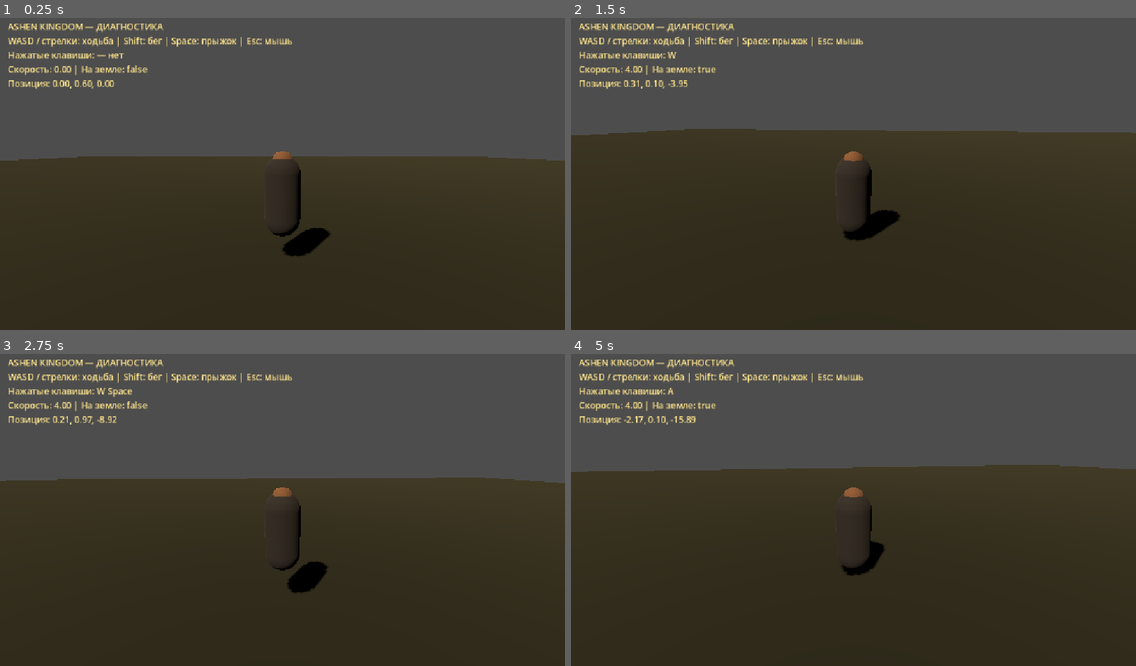
Above: before the commit, frames 1-4 (two rows, left to right).
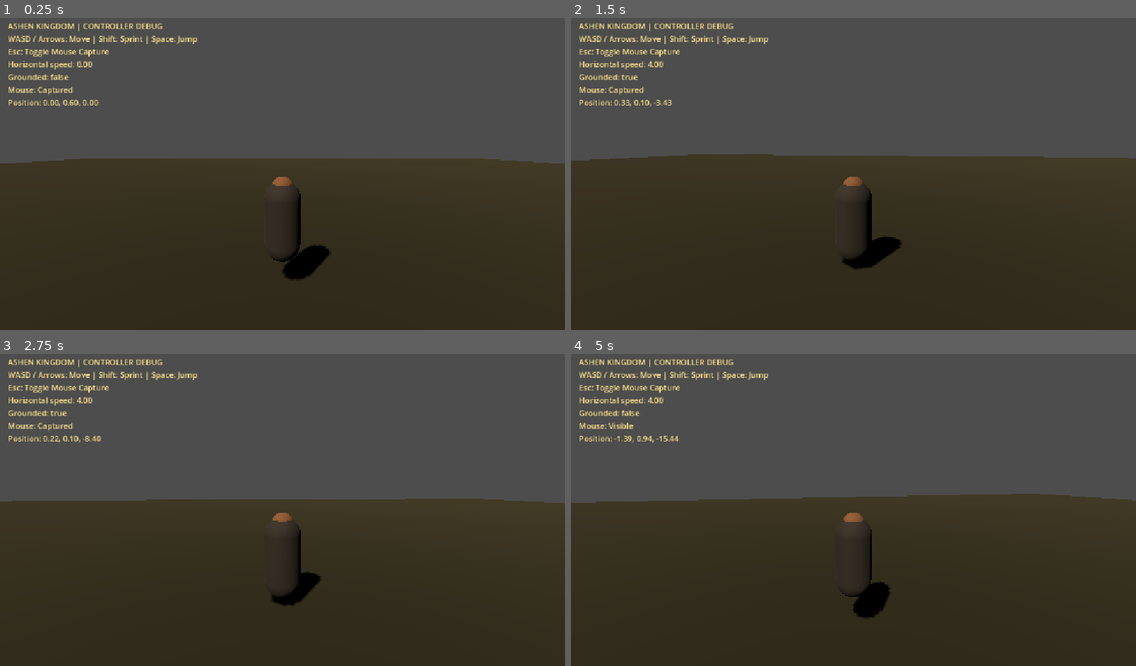
Above: after the commit, the same moments.

Repository: bobl5522/AshenKingdom
Game: Godot game, scene res://village.tscn
Same seed, same stepped clock (60 frames per second), same inputs: the game is played once before the commit and once after it.
Inputs (mouse positions are in pixels of both pictures, inside the frame that each line leads up to):
- Up to frame 1 (0.25 s): no input
- Up to frame 2 (1.5 s): tap Enter at 0.5 s; move the mouse to (881, 170) at 0.52 s; hold Space 0.53-1.28 s; hold W from 0.53 s (still down); move the mouse to (825, 174) at 1.27 s; tap Shift at 1.35 s
- Up to frame 3 (2.75 s): keep holding W; tap Space at 1.52, 1.55, 1.82 s; move the mouse to (293, 500) at 2.02 s; hold Space from 2.03 s (still down)
- Up to frame 4 (5 s): move the mouse to (847, 513) at 2.77 s; release Space at 2.78 s; tap Shift at 2.85, 4.35 s; tap Space at 3.02, 3.05, 3.32, 4.52, 4.55, 4.82 s; move the mouse to (893, 510) at 3.52 s; hold Space 3.53-4.28 s; tap Escape at 4.15 s; move the mouse to (684, 460) at 4.27 s; release W at 4.28 s; hold A from 4.28 s (still down)

The runs differ from the first frame. In frame 1, 4.6% of the frame differs, in the area x 0-100%, y 1-84%; in frame 2, 12%; in frame 3, 10%; in frame 4, 13%, in the area x 0-100%, y 1-85%.

Commit message:
Refactor player camera into separate controller

Diff:
--- a/player.gd
+++ b/player.gd
@@ -1,28 +1,45 @@
 extends CharacterBody3D
 
+const PLAYER_CAMERA_SCRIPT = preload("res://player_camera.gd")
+
+# Movement tuning
 const WALK_SPEED: float = 4.0
 const SPRINT_SPEED: float = 7.0
 const JUMP_VELOCITY: float = 4.5
 const GRAVITY: float = 12.0
-const MOUSE_SENSITIVITY: float = 0.0025
+const ACCELERATION: float = 18.0
+const DECELERATION: float = 22.0
 
-var pitch: float = -0.12
-var camera_pivot: Node3D
 var debug_label: Label
+var jump_requested: bool = false
 
 
 func _ready() -> void:
     name = "Player"
+    _create_collision()
+    _create_visuals()
+    _create_camera_controller()
+    _create_debug_ui()
+    Input.mouse_mode = Input.MOUSE_MODE_CAPTURED
 
+
+func _create_collision() -> void:
     var collision := CollisionShape3D.new()
+    collision.name = "PlayerCollision"
+
     var capsule := CapsuleShape3D.new()
     capsule.radius = 0.4
     capsule.height = 1.8
+
     collision.shape = capsule
     collision.position.y = 0.9
     add_child(collision)
 
+
+func _create_visuals() -> void:
     var body := MeshInstance3D.new()
+    body.name = "BodyMesh"
+
     var body_mesh := CapsuleMesh.new()
     body_mesh.radius = 0.4
     body_mesh.height = 1.8
@@ -32,6 +49,8 @@
     add_child(body)
 
     var head := MeshInstance3D.new()
+    head.name = "HeadMesh"
+
     var head_mesh := SphereMesh.new()
     head_mesh.radius = 0.24
     head_mesh.height = 0.48
@@ -40,94 +59,136 @@
     head.material_override = _make_material(Color(0.55, 0.42, 0.32))
     add_child(head)
 
-    camera_pivot = Node3D.new()
-    camera_pivot.position.y = 1.5
-    add_child(camera_pivot)
-
-    var camera := Camera3D.new()
-    camera.position = Vector3(0.0, 0.5, 4.5)
-    camera.rotation.x = pitch
-    camera.fov = 75.0
-    camera.current = true
-    camera_pivot.add_child(camera)
-
-    var ui := CanvasLayer.new()
-    add_child(ui)
-
-    debug_label = Label.new()
-    debug_label.position = Vector2(16, 16)
-    debug_label.add_theme_font_size_override("font_size", 18)
-    debug_label.add_theme_color_override("font_color", Color(1.0, 0.9, 0.55))
-    ui.add_child(debug_label)
-
-    Input.mouse_mode = Input.MOUSE_MODE_CAPTURED
-
 
 func _make_material(color: Color) -> StandardMaterial3D:
     var material := StandardMaterial3D.new()
     material.albedo_color = color
+    material.roughness = 0.85
     return material
 
 
+func _create_camera_controller() -> void:
+    var camera_controller := Node3D.new()
+    camera_controller.name = "CameraController"
+    camera_controller.set_script(PLAYER_CAMERA_SCRIPT)
+    add_child(camera_controller)
+
+
+func _create_debug_ui() -> void:
+    var ui := CanvasLayer.new()
+    ui.name = "DebugLayer"
+    add_child(ui)
+
+    debug_label = Label.new()
+    debug_label.name = "DebugLabel"
+    debug_label.position = Vector2(16.0, 16.0)
+    debug_label.add_theme_font_size_override("font_size", 16)
+    debug_label.add_theme_color_override("font_color", Color(1.0, 0.9, 0.55))
+    ui.add_child(debug_label)
+
+
 func _unhandled_input(event: InputEvent) -> void:
-    if event is InputEventMouseMotion and Input.mouse_mode == Input.MOUSE_MODE_CAPTURED:
-        rotate_y(-event.relative.x * MOUSE_SENSITIVITY)
-        pitch = clampf(pitch - event.relative.y * MOUSE_SENSITIVITY, -0.8, 0.45)
-        camera_pivot.rotation.x = pitch
+    if not event is InputEventKey:
+        return
 
-    if event is InputEventKey and event.pressed and not event.echo:
-        if event.keycode == KEY_ESCAPE:
-            if Input.mouse_mode == Input.MOUSE_MODE_CAPTURED:
-                Input.mouse_mode = Input.MOUSE_MODE_VISIBLE
-            else:
-                Input.mouse_mode = Input.MOUSE_MODE_CAPTURED
+    if not event.pressed or event.echo:
+        return
+
+    if event.physical_keycode == KEY_SPACE:
+        jump_requested = true
+
+    if event.keycode == KEY_ESCAPE:
+        if Input.mouse_mode == Input.MOUSE_MODE_CAPTURED:
+            Input.mouse_mode = Input.MOUSE_MODE_VISIBLE
+        else:
+            Input.mouse_mode = Input.MOUSE_MODE_CAPTURED
 
 
 func _physics_process(delta: float) -> void:
-    var forward := Input.is_physical_key_pressed(KEY_W) or Input.is_physical_key_pressed(KEY_UP)
-    var backward := Input.is_physical_key_pressed(KEY_S) or Input.is_physical_key_pressed(KEY_DOWN)
-    var left := Input.is_physical_key_pressed(KEY_A) or Input.is_physical_key_pressed(KEY_LEFT)
-    var right := Input.is_physical_key_pressed(KEY_D) or Input.is_physical_key_pressed(KEY_RIGHT)
+    _apply_gravity(delta)
+    _handle_jump()
+    _handle_horizontal_movement(delta)
+    move_and_slide()
+    _update_debug_ui()
+
+
+func _apply_gravity(delta: float) -> void:
+    if not is_on_floor():
+        velocity.y -= GRAVITY * delta
+    elif velocity.y < 0.0:
+        velocity.y = 0.0
+
+
+func _handle_jump() -> void:
+    if jump_requested and is_on_floor():
+        velocity.y = JUMP_VELOCITY
+
+    jump_requested = false
+
+
+func _handle_horizontal_movement(delta: float) -> void:
+    var forward := (
+        Input.is_physical_key_pressed(KEY_W)
+        or Input.is_physical_key_pressed(KEY_UP)
+    )
+    var backward := (
+        Input.is_physical_key_pressed(KEY_S)
+        or Input.is_physical_key_pressed(KEY_DOWN)
+    )
+    var left := (
+        Input.is_physical_key_pressed(KEY_A)
+        or Input.is_physical_key_pressed(KEY_LEFT)
+    )
+    var right := (
+        Input.is_physical_key_pressed(KEY_D)
+        or Input.is_physical_key_pressed(KEY_RIGHT)
+    )
     var sprinting := Input.is_physical_key_pressed(KEY_SHIFT)
 
-    var x_input := float(right) - float(left)
-    var z_input := float(backward) - float(forward)
-    var input_dir := Vector2(x_input, z_input).normalized()
+    var input_vector := Vector2(
+        float(right) - float(left),
+        float(backward) - float(forward)
+    ).normalized()
 
-    if not is_on_floor():
-        velocity.y -= GRAVITY * delta
+    var move_direction := (
+        transform.basis * Vector3(input_vector.x, 0.0, input_vector.y)
+    ).normalized()
 
-    if Input.is_physical_key_pressed(KEY_SPACE) and is_on_floor():
-        velocity.y = JUMP_VELOCITY
+    var target_speed := SPRINT_SPEED if sprinting else WALK_SPEED
+    var acceleration := (
+        ACCELERATION
+        if input_vector.length_squared() > 0.0
+        else DECELERATION
+    )
 
-    var direction := (transform.basis * Vector3(input_dir.x, 0.0, input_dir.y)).normalized()
-    var speed := SPRINT_SPEED if sprinting else WALK_SPEED
+    var target_x := move_direction.x * target_speed
+    var target_z := move_direction.z * target_speed
 
-    if direction.length_squared() > 0.0:
-        velocity.x = direction.x * speed
-        velocity.z = direction.z * speed
-    else:
-        velocity.x = move_toward(velocity.x, 0.0, WALK_SPEED * 2.0)
-        velocity.z = move_toward(velocity.z, 0.0, WALK_SPEED * 2.0)
+    velocity.x = move_toward(velocity.x, target_x, acceleration * delta)
+    velocity.z = move_toward(velocity.z, target_z, acceleration * delta)
 
-    move_and_slide()
 
-    if is_instance_valid(debug_label):
-        var keys := ""
-        if forward:
-            keys += " W"
-        if backward:
-            keys += " S"
-        if left:
-            keys += " A"
-        if right:
-            keys += " D"
-        if sprinting:
-            keys += " Shift"
-        if Input.is_physical_key_pressed(KEY_SPACE):
-            keys += " Space"
-        if keys.is_empty():
-            keys = " — нет"
+func _update_debug_ui() -> void:
+    if not is_instance_valid(debug_label):
+        return
 
-        var horizontal_speed := Vector2(velocity.x, velocity.z).length()
-        debug_label.text = "ASHEN KINGDOM — ДИАГНОСТИКА\nWASD / стрелки: ходьба | Shift: бег | Space: прыжок | Esc: мышь\nНажатые клавиши:" + keys + "\nСкорость: %.2f" % horizontal_speed + " | На земле: " + str(is_on_floor()) + "\nПозиция: %.2f, %.2f, %.2f" % [global_position.x, global_position.y, global_position.z]
+    var horizontal_speed := Vector2(velocity.x, velocity.z).length()
+    var mouse_state := (
+        "Captured"
+        if Input.mouse_mode == Input.MOUSE_MODE_CAPTURED
+        else "Visible"
+    )
+
+    debug_label.text = (
+        "ASHEN KINGDOM | CONTROLLER DEBUG\n"
+        + "WASD / Arrows: Move | Shift: Sprint | Space: Jump\n"
+        + "Esc: Toggle Mouse Capture\n"
+        + "Horizontal speed: %.2f\n" % horizontal_speed
+        + "Grounded: %s\n" % str(is_on_floor())
+        + "Mouse: %s\n" % mouse_state
+        + "Position: %.2f, %.2f, %.2f" % [
+            global_position.x,
+            global_position.y,
+            global_position.z
+        ]
+    )
--- /dev/null
+++ b/player_camera.gd
@@ -0,0 +1,49 @@
+extends Node3D
+
+## Настройки камеры игрока.
+@export var mouse_sensitivity: float = 0.0025
+@export var min_pitch: float = -0.8
+@export var max_pitch: float = 0.45
+@export var initial_pitch: float = -0.12
+@export var camera_distance: float = 4.5
+@export var camera_height: float = 0.5
+@export var pivot_height: float = 1.5
+@export var camera_fov: float = 75.0
+
+var camera: Camera3D
+
+
+func _ready() -> void:
+    name = "CameraController"
+    position.y = pivot_height
+    rotation.x = clampf(initial_pitch, min_pitch, max_pitch)
+    _create_camera()
+
+
+func _create_camera() -> void:
+    camera = Camera3D.new()
+    camera.name = "PlayerCamera"
+    camera.position = Vector3(0.0, camera_height, camera_distance)
+    camera.fov = camera_fov
+    camera.current = true
+    add_child(camera)
+
+
+func _unhandled_input(event: InputEvent) -> void:
+    if not event is InputEventMouseMotion:
+        return
+
+    if Input.mouse_mode != Input.MOUSE_MODE_CAPTURED:
+        return
+
+    var player := get_parent() as CharacterBody3D
+    if player == null:
+        return
+
+    player.rotate_y(-event.relative.x * mouse_sensitivity)
+
+    rotation.x = clampf(
+        rotation.x - event.relative.y * mouse_sensitivity,
+        min_pitch,
+        max_pitch
+    )
Not shown, added: player_camera.gd.uid
